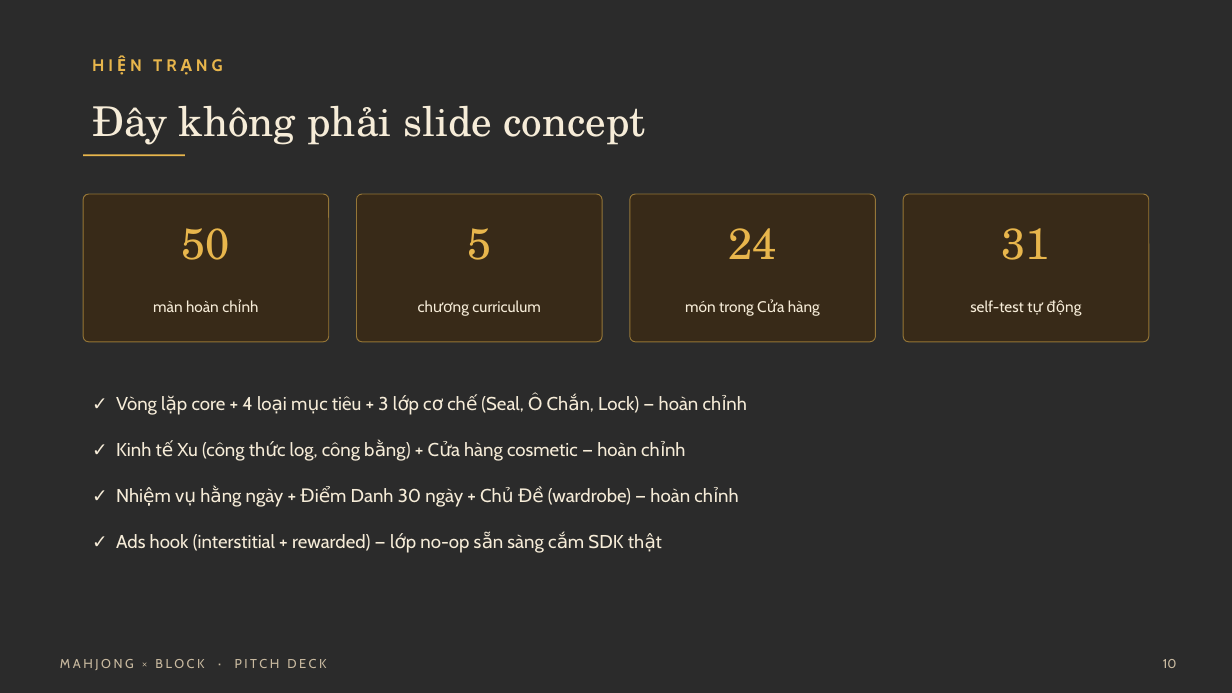
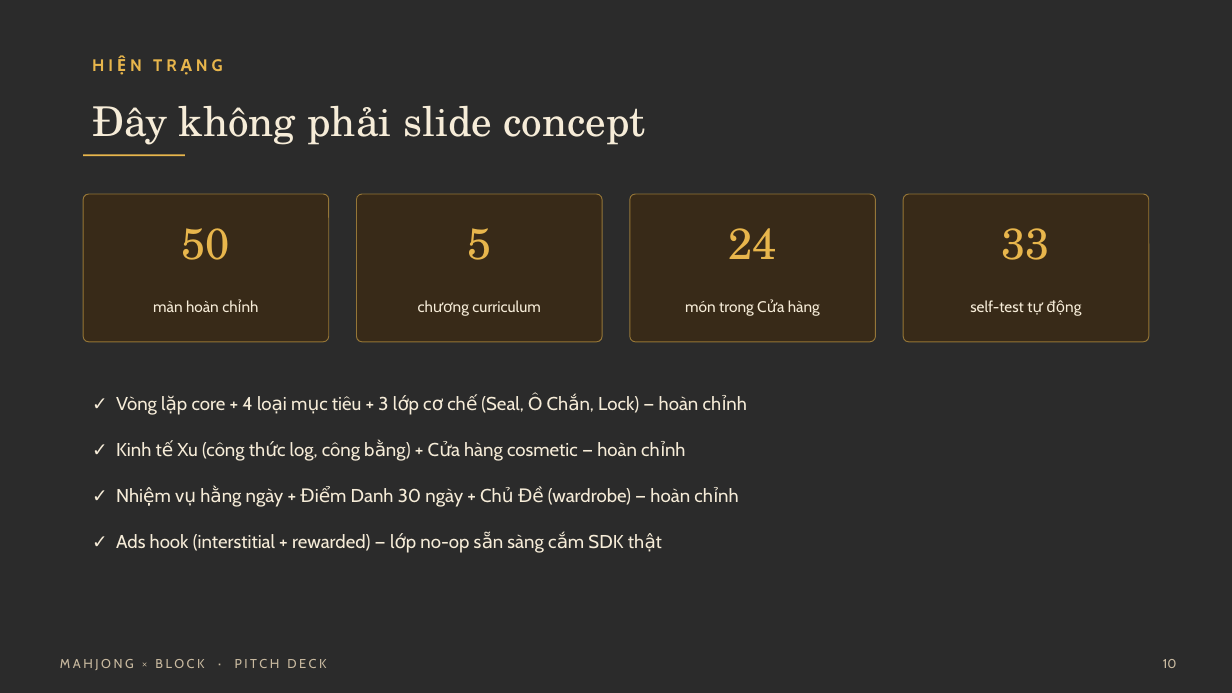
Before and after one commit to skadance112004-stack/Mahjong-x-Block-Puzzle, a slide deck: slide 10 of Document/Mahjong_x_Block_PitchDeck.pptx. Drawn at 1232x693 pixels with LibreOffice and Linux fonts; fonts in the diff are those of the drawing; background and template pictures are left out; a plain dark background stands for a picture behind light text. Boxes give left, top, right and bottom in pixels: in the first picture for what was removed or moved away, otherwise in the second. Text is boxed around its words. In the diff, an @@ line names an element or a change of style, - is before the commit and + after.

```diff
--- a/Document/Mahjong_x_Block_PitchDeck.pptx
+++ b/Document/Mahjong_x_Block_PitchDeck.pptx
@@ text at [1002,228,1050,260]: text changed @@
-31
+33
```
Also in this commit, not shown: 2 other slides changed, 30 other files.
